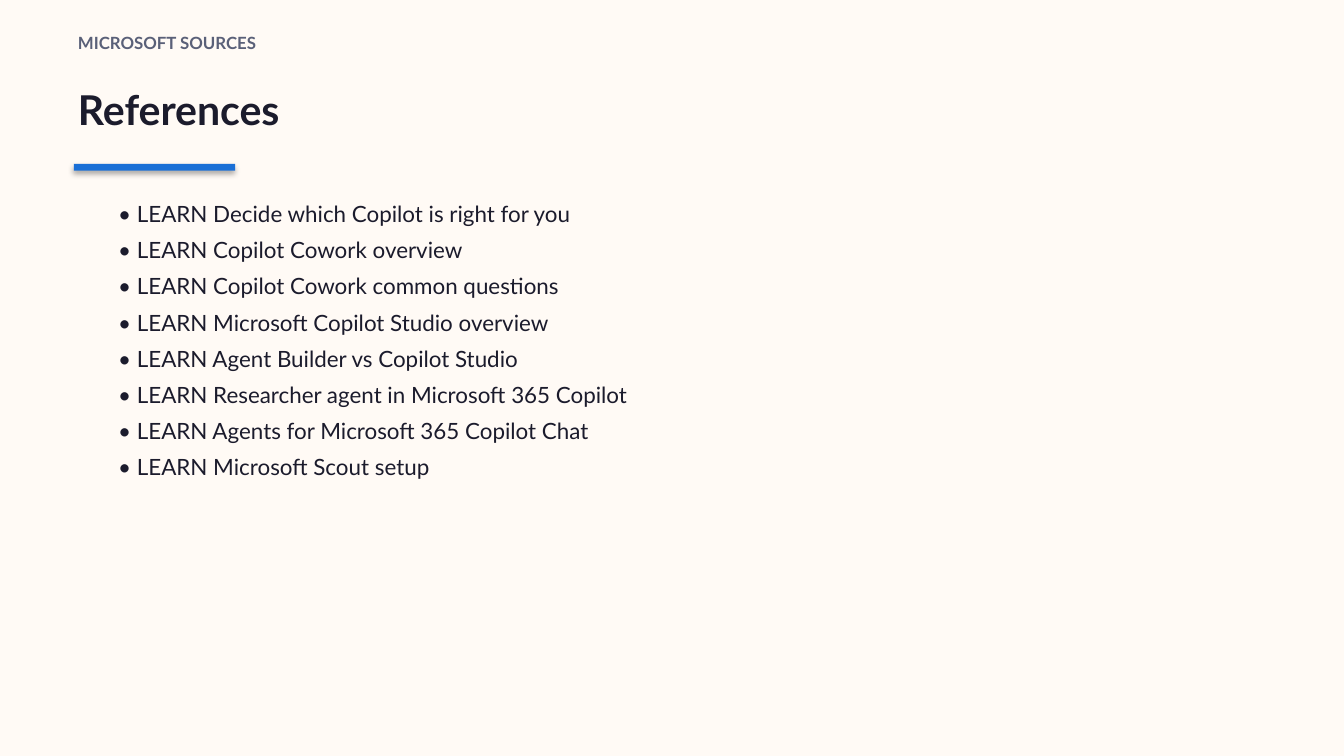
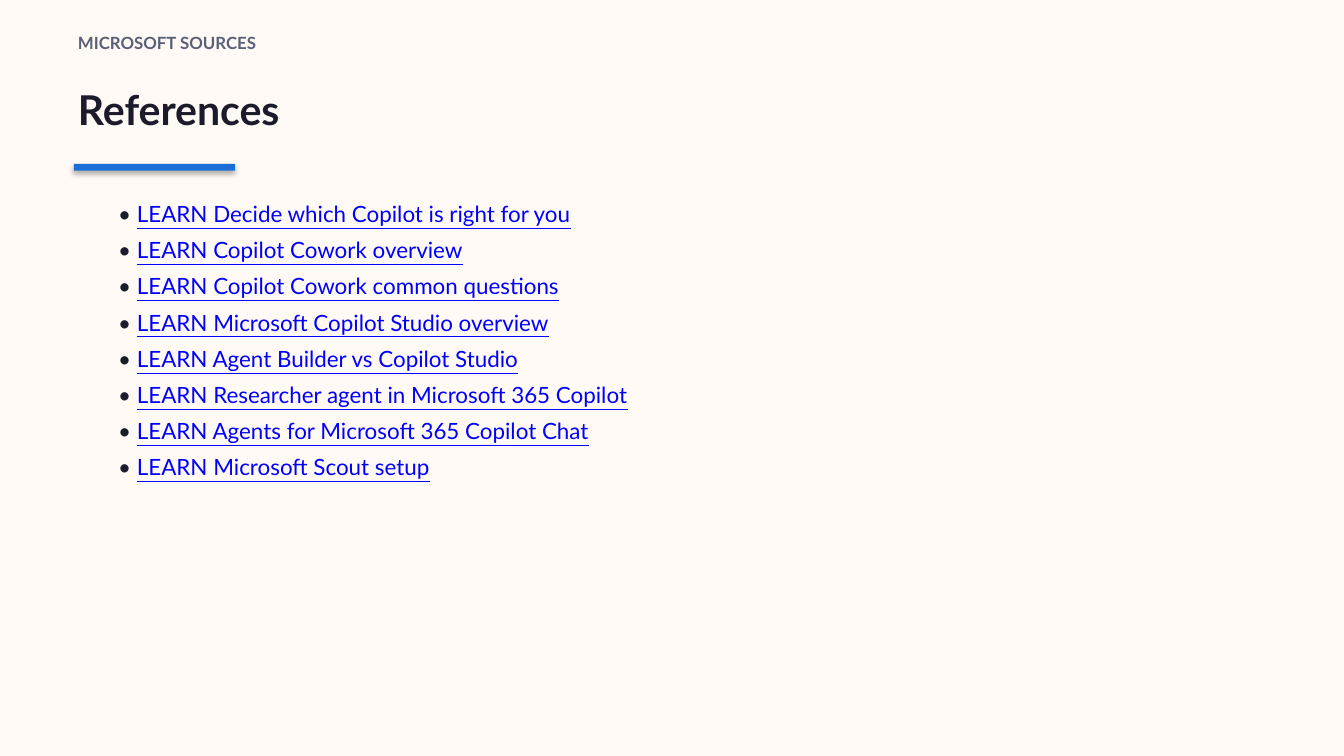
Before and after one commit to steffiyappy/copilot-what-to-use-when, a slide deck: slide 25 of slides/What to use when - Copilot, Cowork, Studio and Scout (Business - full).pptx. Drawn at 1344x756 pixels with LibreOffice and Linux fonts; fonts in the diff are those of the drawing. Boxes give left, top, right and bottom in pixels: in the first picture for what was removed or moved away, otherwise in the second. Text is boxed around its words. In the diff, an @@ line names an element or a change of style, - is before the commit and + after.

```diff
--- a/slides/What to use when - Copilot, Cowork, Studio and Scout (Business - full).pptx
+++ b/slides/What to use when - Copilot, Cowork, Studio and Scout (Business - full).pptx
@@ text "• LEARN Decide which Copilot ..." at (137,205,627,479): text colour #1B1B2C to #0000FF, underline on @@
```
Also in this commit, not shown: 4 other files.
